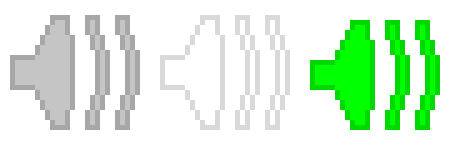
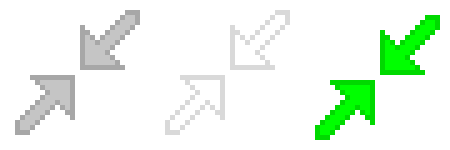
Layered file, before and after one edit (450 × 150). Changes by layer:
added layer "minimize" above "sound" over 15, 10, 440, 140
hid "sound" over 10, 15, 440, 130
